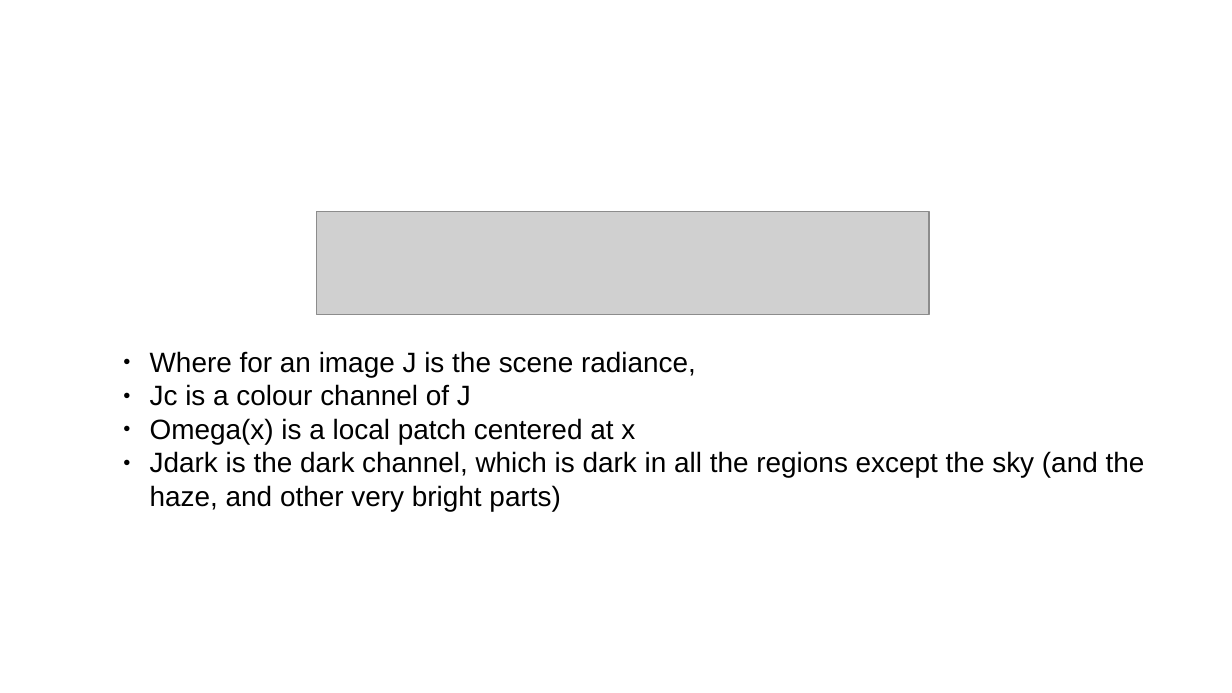
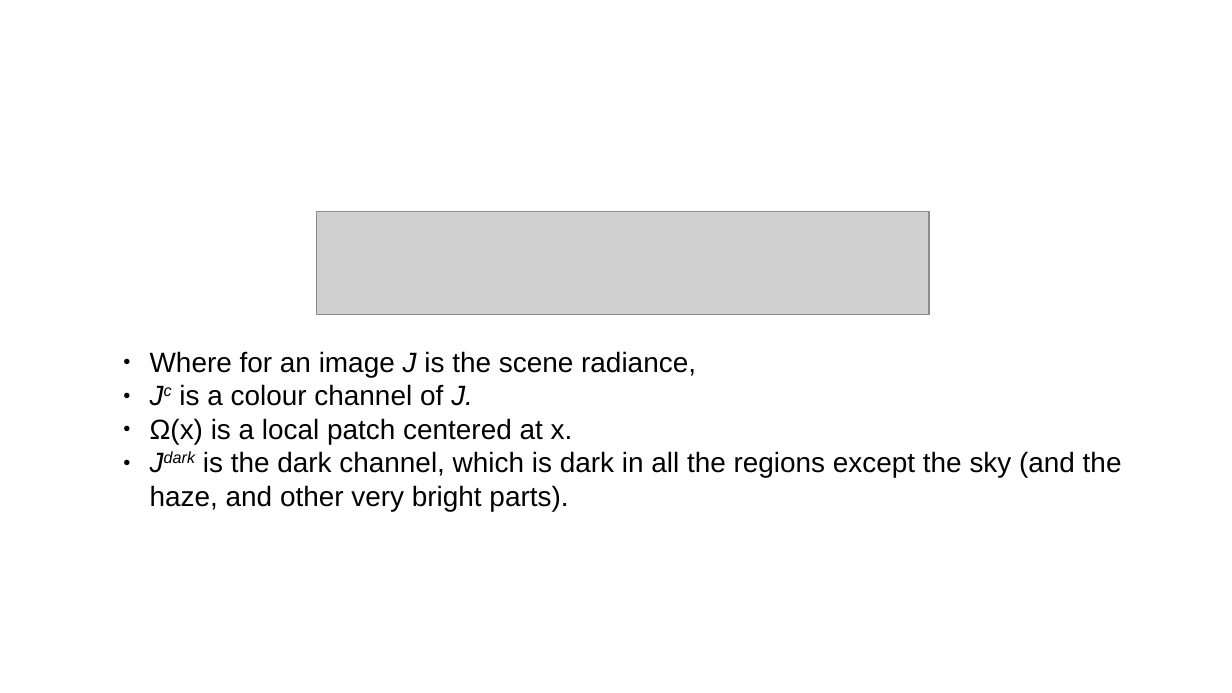
Before and after one commit to divy-kala/Single-Image-Haze-Removal-Using-Dark-Channel-Prior, a slide deck: slide 3 of singleimage.odp. Drawn at 1232x693 pixels with LibreOffice and Linux fonts; fonts in the diff are those of the drawing; grey boxes stand for pictures; background and template pictures are left out. Boxes give left, top, right and bottom in pixels: in the first picture for what was removed or moved away, otherwise in the second. Text is boxed around its words. In the diff, an @@ line names an element or a change of style, - is before the commit and + after.

```diff
--- a/singleimage.odp
+++ b/singleimage.odp
@@ text at [150, 351, 696, 377]: italic on in "J" @@
@@ text at [150, 384, 1122, 511]: text changed @@
-● Jc is a colour channel of J
-● Omega(x) is a local patch centered at x
-● Jdark is the dark channel, which is dark in all the regions except the sky (and the haze, and other very bright parts)
+● Jc is a colour channel of J.
+● Ω(x) is a local patch centered at x.
+● Jdark is the dark channel, which is dark in all the regions except the sky (and the haze, and other very bright parts).
```
Also in this commit, not shown: 7 other slides changed, 1 other file.
